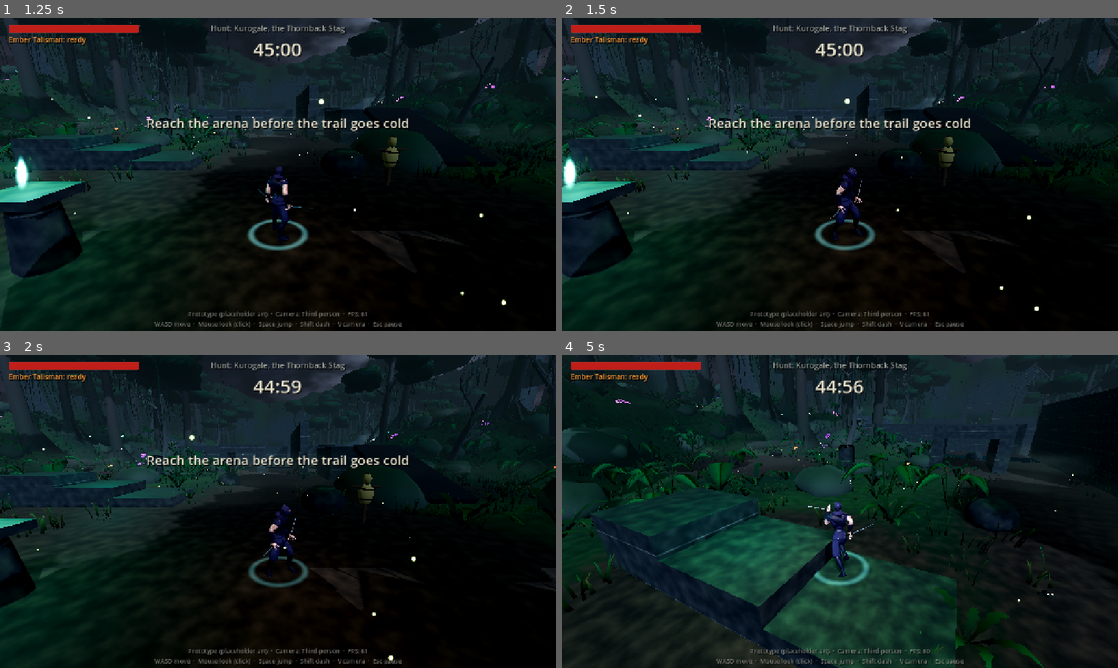
Above: before the commit, frames 1-4 (two rows, left to right).
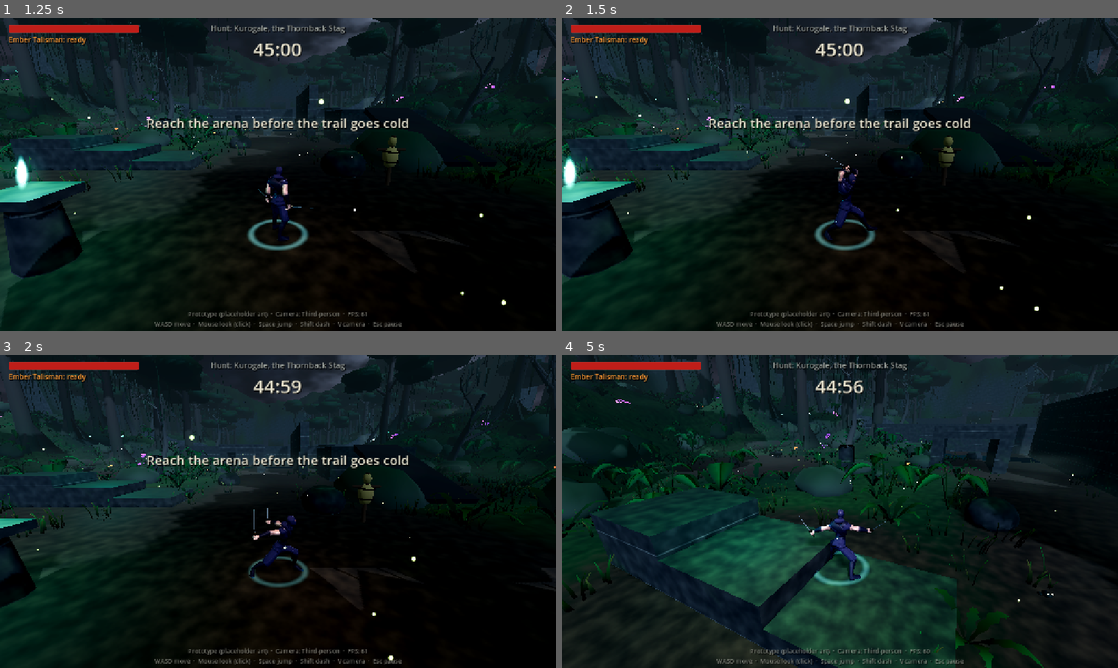
Above: after the commit, the same moments.

Repository: sk33b33/I-Want-To-Be-NINJA-
Game: Godot game, scene res://scenes/ui/hunt_board.tscn
Two runs of this game, one before a commit and one after it. Both use one fixed random seed, a clock stepped at 60 frames per second and the inputs below.
Inputs (mouse positions are in pixels of both pictures, inside the frame that each line leads up to):
- Up to frame 1 (1.25 s): click "Begin expedition (45:00)" at 0.5 s
- Up to frame 2 (1.5 s): tap Enter at 1.25 s; move the mouse to (962, 158) at 1.27 s; hold D (move_right) from 1.28 s (still down); hold Right mouse button (attack_heavy) from 1.28 s (still down)
- Up to frame 3 (2 s): keep holding D (move_right); keep holding Right mouse button (attack_heavy); tap Space (jump) at 1.52, 1.82 s; click (400, 495) at 1.55 s
- Up to frame 4 (5 s): move the mouse to (812, 511) at 2.02 s; release D (move_right) at 2.03 s; release Right mouse button (attack_heavy) at 2.03 s; hold W (move_forward) from 2.03 s (still down); click (812, 511) at 2.1 s; tap Space (jump) at 2.27, 2.57, 3.05, 3.6, 3.77, 4.07, 4.52, 4.82 s; tap C (dodge) at 2.3 s; move the mouse to (851, 505) at 2.77 s; hold C (dodge) 2.78-3.53 s; move the mouse to (834, 517) at 3.52 s; click (834, 517) at 3.67 s; right-click (834, 517) at 3.8 s; move the mouse to (878, 514) at 4.27 s; hold Right mouse button (attack_heavy) from 4.28 s (still down); click (878, 514) at 4.55 s

Frame 1 is identical in both runs. In frame 2, 0.4% of the frame differs, in the area x 47-57%, y 43-71%; in frame 3, 0.6%; in frame 4, 0.8%, in the area x 42-59%, y 46-73%.

Commit message:
Fix attack, roll and climb animations never playing
NinjaAnimator connected to player.combat / player.traversal in _ready(),
which runs before the player's own _ready() resolves those @onready
references, so the signals were never connected. Look the components up
directly instead. Adds regression tests (observed failing first) that
check the AnimationPlayer's clip for light, heavy, roll and climb.

Co-Authored-By: Claude Opus 5.5 <noreply@anthropic.com>
Claude-Session: https://claude.ai/code/session_01TQhzMRe1gkhg9DeemaJmiZ

Diff:
--- a/project/scripts/player/ninja_animator.gd
+++ b/project/scripts/player/ninja_animator.gd
@@ -29,10 +29,14 @@
 	_prepare_clips()
 	_player.jumped.connect(_on_jumped)
 	_player.landed.connect(_on_landed)
-	if _player.traversal:
-		_player.traversal.state_changed.connect(_on_traversal_state)
-	if _player.combat:
-		var c := _player.combat
+	# Look the components up directly: this node's _ready runs before the player's, so the
+	# player's own @onready references (player.traversal / player.combat) are still null here.
+	var traversal := _player.get_node_or_null("Traversal") as TraversalComponent
+	var combat := _player.get_node_or_null("Combat") as PlayerCombat
+	if traversal:
+		traversal.state_changed.connect(_on_traversal_state)
+	if combat:
+		var c := combat
 		c.attack_started.connect(_on_attack_started)
 		c.dodge_started.connect(_on_dodge_started)
 		c.hurt.connect(_on_hurt)
@@ -43,6 +47,7 @@
 
 
 func _physics_process(delta: float) -> void:
+	# (player.combat / player.traversal are resolved by now: the player is ready.)
 	if _freeze > 0.0:
 		_freeze -= delta
 		if _freeze <= 0.0:
--- a/project/tests/ninja_animator_test.gd
+++ b/project/tests/ninja_animator_test.gd
@@ -79,3 +79,67 @@
 		for k in a.track_get_key_count(track):
 			highest = maxf(highest, -(a.track_get_key_value(track, k) as Vector3).z)
 		check(highest <= cfg.max_hips_height * 100.0 + 0.01, "%s hips rise is clamped (%.1f cm)" % [clip, highest])
+
+
+# Regression: the animator connected to PlayerCombat/TraversalComponent before the player had
+# resolved them (child _ready runs before the parent's @onready), so attack, roll and climb
+# animations never played even though the combat state changed.
+
+func test_light_attack_plays_the_combo_clip() -> void:
+	var nodes := _setup()
+	var player: PlayerController = nodes[0]
+	var anim := player.get_node("Visual/NinjaModel/AnimationPlayer") as AnimationPlayer
+	await physics_frames(50)
+	press("attack_light")
+	await physics_frames(6)
+	release("attack_light")
+	check(player.combat.state == PlayerCombat.State.ATTACK, "attacking")
+	check(anim.current_animation == &"Dual_Weapon_Combo", "combo clip playing (got %s)" % anim.current_animation)
+	var a := player.combat.config.light_combo[0]
+	check(anim.current_animation_position >= a.clip_start - 0.01 and anim.current_animation_position <= a.clip_end + 0.01,
+			"inside the light-1 slice (pos %.2f)" % anim.current_animation_position)
+
+
+func test_dodge_plays_the_roll_clip() -> void:
+	var nodes := _setup()
+	var player: PlayerController = nodes[0]
+	var anim := player.get_node("Visual/NinjaModel/AnimationPlayer") as AnimationPlayer
+	await physics_frames(50)
+	press("dodge")
+	await physics_frames(6)
+	release("dodge")
+	check(player.combat.state == PlayerCombat.State.DODGE, "dodging")
+	check(anim.current_animation == &"Quick_Roll_To_Run", "roll clip playing (got %s)" % anim.current_animation)
+
+
+func test_heavy_attack_plays_its_slice() -> void:
+	var nodes := _setup()
+	var player: PlayerController = nodes[0]
+	var anim := player.get_node("Visual/NinjaModel/AnimationPlayer") as AnimationPlayer
+	await physics_frames(50)
+	press("attack_heavy")
+	await physics_frames(6)
+	release("attack_heavy")
+	var h := player.combat.config.heavy
+	check(anim.current_animation == h.clip, "heavy uses %s (got %s)" % [h.clip, anim.current_animation])
+	check(anim.current_animation_position >= h.clip_start - 0.01, "inside the heavy slice (pos %.2f)" % anim.current_animation_position)
+
+
+func test_climbing_plays_the_climb_clip() -> void:
+	make_floor()
+	var wall := make_floor(Vector3(8, 8, 1), Vector3(0, 4, -2.0))
+	wall.collision_layer = 1 | 4
+	var player := make_player(Vector3(0, 0.05, 0))
+	var anim := player.get_node("Visual/NinjaModel/AnimationPlayer") as AnimationPlayer
+	await physics_frames(10)
+	press("move_forward")
+	await physics_frames(5)
+	press("jump")
+	for i in 40:
+		await tree.physics_frame
+		if player.traversal.state == TraversalComponent.State.CLIMB:
+			break
+	await physics_frames(3)
+	var cfg := (player.get_node("NinjaAnimator") as NinjaAnimator).config
+	check(player.traversal.state == TraversalComponent.State.CLIMB, "climbing")
+	check(anim.current_animation == cfg.climb_clip, "climb clip playing (got %s)" % anim.current_animation)
Not shown, changed: docs/CHANGELOG.md
